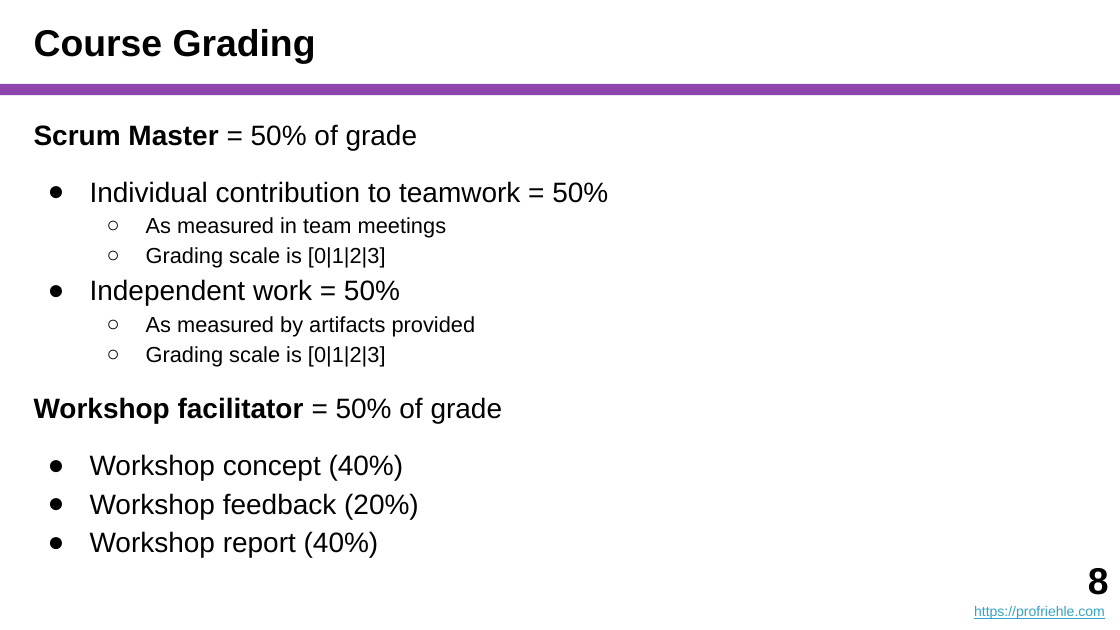
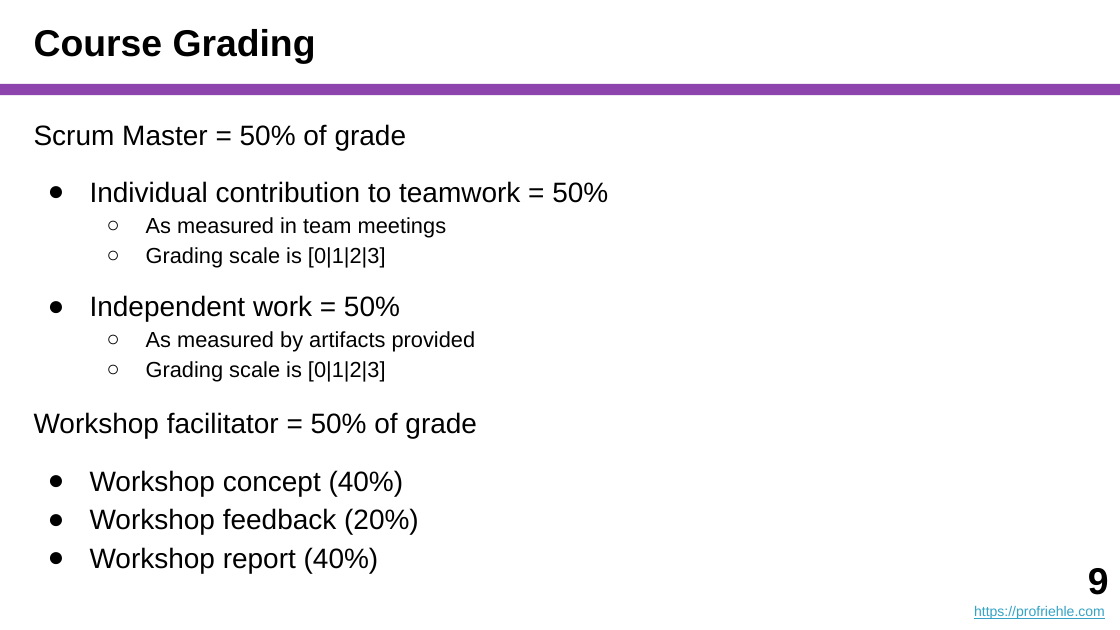
Before and after one commit to dirkriehle/coach-course, a slide deck: slide 9 of Lecture Slides/COACH A01 - Introduction.pptx (slide 8 before the commit). Drawn at 1120x630 pixels with LibreOffice and Linux fonts; fonts in the diff are those of the drawing. Boxes give left, top, right and bottom in pixels: in the first picture for what was removed or moved away, otherwise in the second. Text is boxed around its words. In the diff, an @@ line names an element or a change of style, - is before the commit and + after.

```diff
--- a/Lecture Slides/COACH A01 - Introduction.pptx
+++ b/Lecture Slides/COACH A01 - Introduction.pptx
@@ text at (34, 124, 477, 439): bold off in "Scrum Master", "Workshop facilitator"; more space between paragraphs @@
@@ text at (1088, 568, 1109, 595): text changed @@
-8
+9
```
Also in this commit, not shown: 10 other slides changed, 2 slides added, 3 other files.
